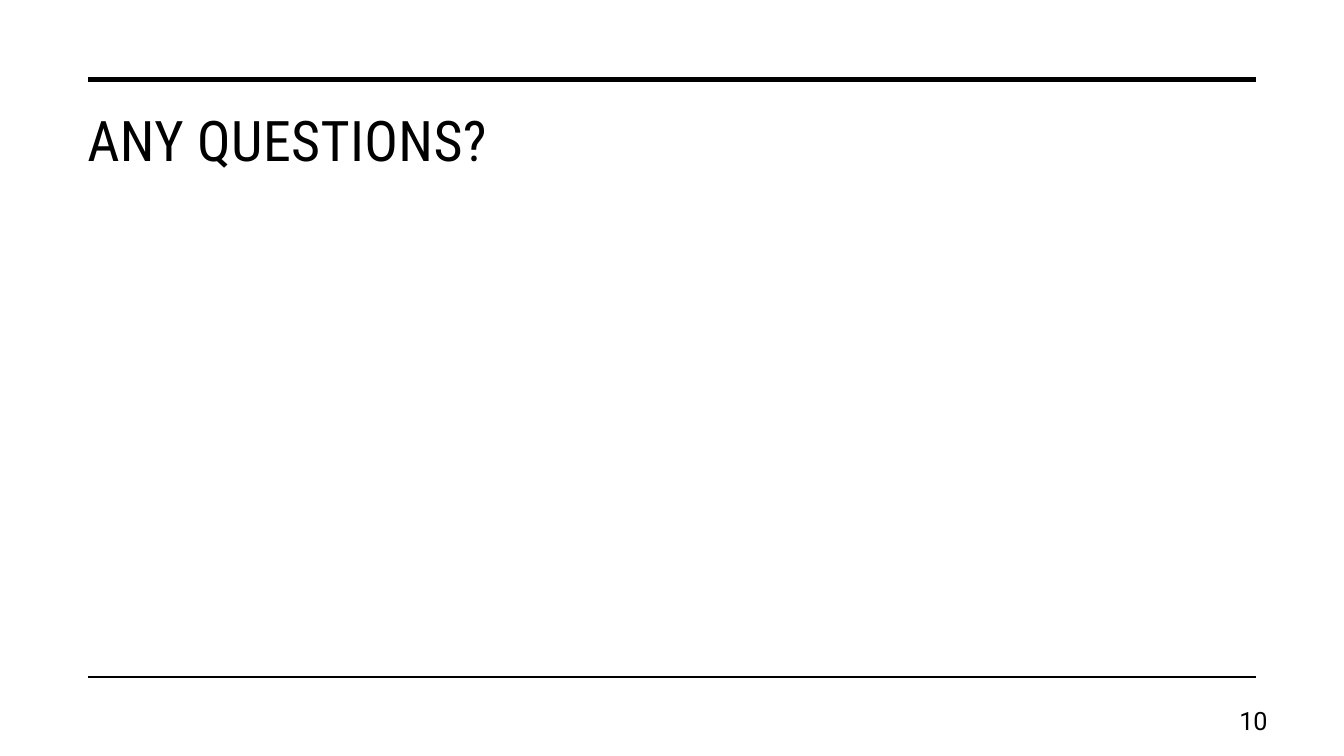
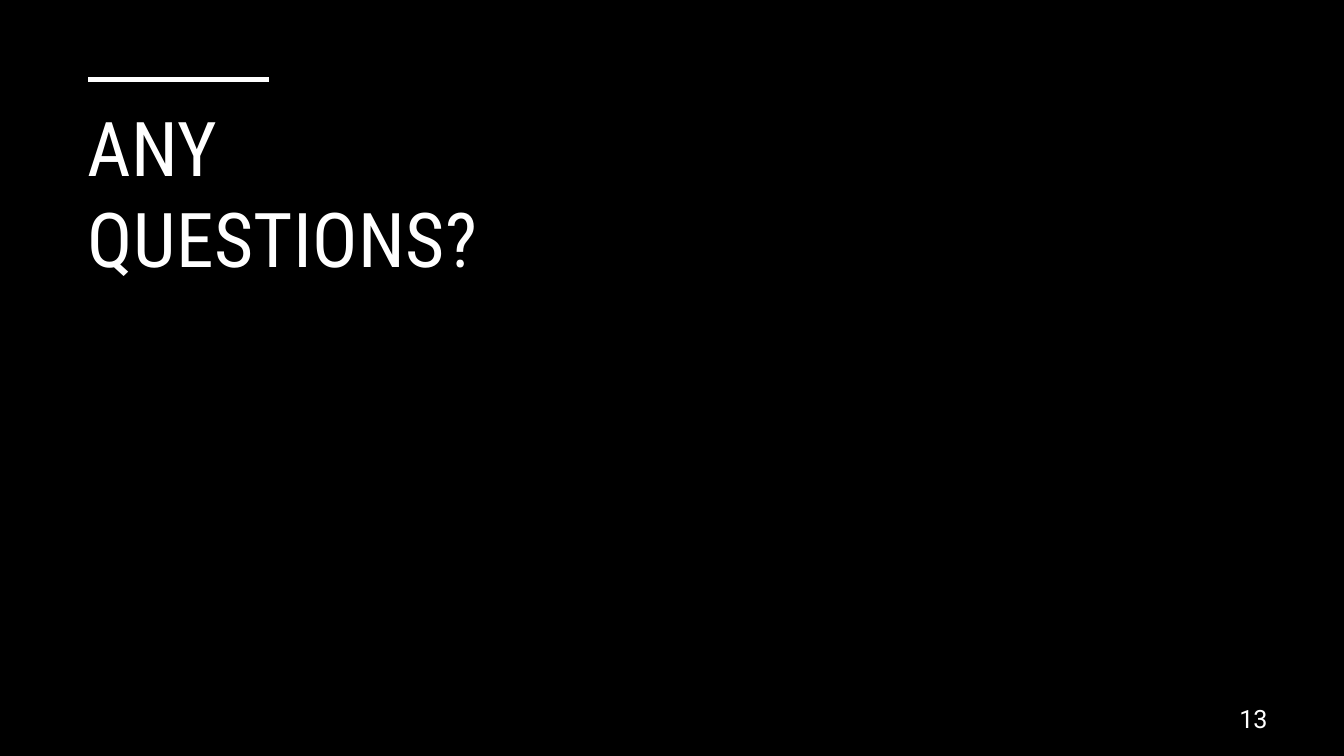
Before and after one commit to daniel-wrench/snap-research-template, a slide deck: slide 13 of doc/workshop_slides.pptx (slide 10 before the commit). Drawn at 1344x756 pixels with LibreOffice and Linux fonts; fonts in the diff are those of the drawing; background and template pictures are left out. Boxes give left, top, right and bottom in pixels: in the first picture for what was removed or moved away, otherwise in the second. Text is boxed around its words. In the diff, an @@ line names an element or a change of style, - is before the commit and + after.

```diff
--- a/doc/workshop_slides.pptx
+++ b/doc/workshop_slides.pptx
@@ background #FFFFFF to picture (left out) @@
@@ rectangle added at [0, 0, 747, 756], fill gradient #000000 @@
@@ line removed from (89, 80) to (1256, 80) @@
@@ line added from (89, 80) to (269, 80), #FFFFFF 3.5 pt @@
@@ title "ANY QUESTIONS?" at [88, 122, 478, 276]: size 40 to 54 pt, text colour #000000 to #FFFFFF @@
@@ line removed from (89, 678) to (1256, 678) @@
@@ page number at [1239, 710, 1267, 729]: text changed; text colour #000000 to #FFFFFF @@
-10
+13
```
Also in this commit, not shown: 7 other slides changed, 3 slides added, 2 other files.
